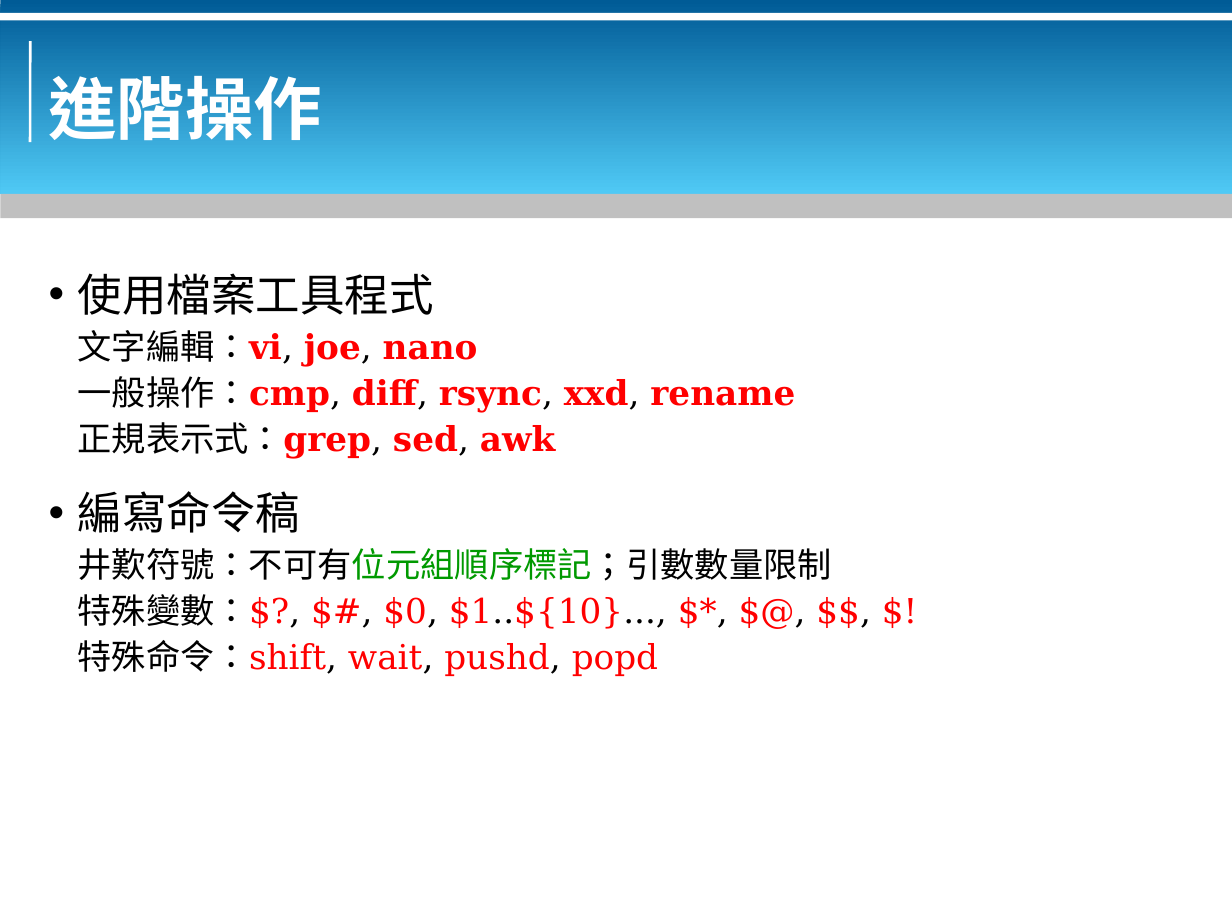
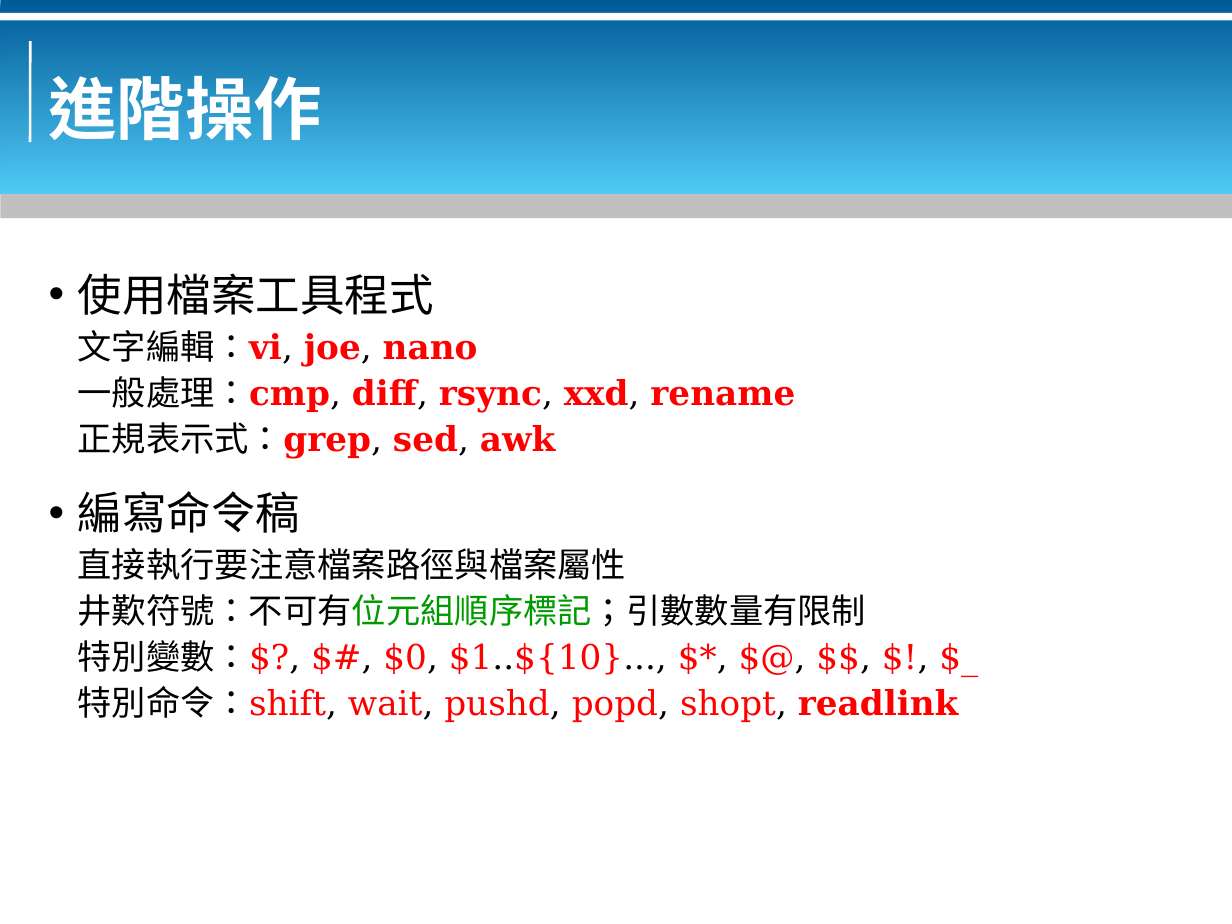
Before and after one commit to bluebat/.presentations, a slide deck: slide 20 of bash-basics.odp. Drawn at 1232x924 pixels with LibreOffice and Linux fonts; fonts in the diff are those of the drawing; background and template pictures are left out. Boxes give left, top, right and bottom in pixels: in the first picture for what was removed or moved away, otherwise in the second. Text is boxed around its words. In the diff, an @@ line names an element or a change of style, - is before the commit and + after.

```diff
--- a/bash-basics.odp
+++ b/bash-basics.odp
@@ text at (78,376,795,412): text changed @@
-一般操作：cmp, diff, rsync, xxd, rename
+一般處理：cmp, diff, rsync, xxd, rename
@@ text at (78,548,959,722): text changed @@
-井歎符號：不可有位元組順序標記；引數數量限制
-特殊變數：$?, $#, $0, $1..${10}..., $*, $@, $$, $!
-特殊命令：shift, wait, pushd, popd
+直接執行要注意檔案路徑與檔案屬性
+井歎符號：不可有位元組順序標記；引數數量有限制
+特別變數：$?, $#, $0, $1..${10}..., $*, $@, $$, $!, $_
+特別命令：shift, wait, pushd, popd, shopt, readlink
```
Also in this commit, not shown: 8 other slides changed.
